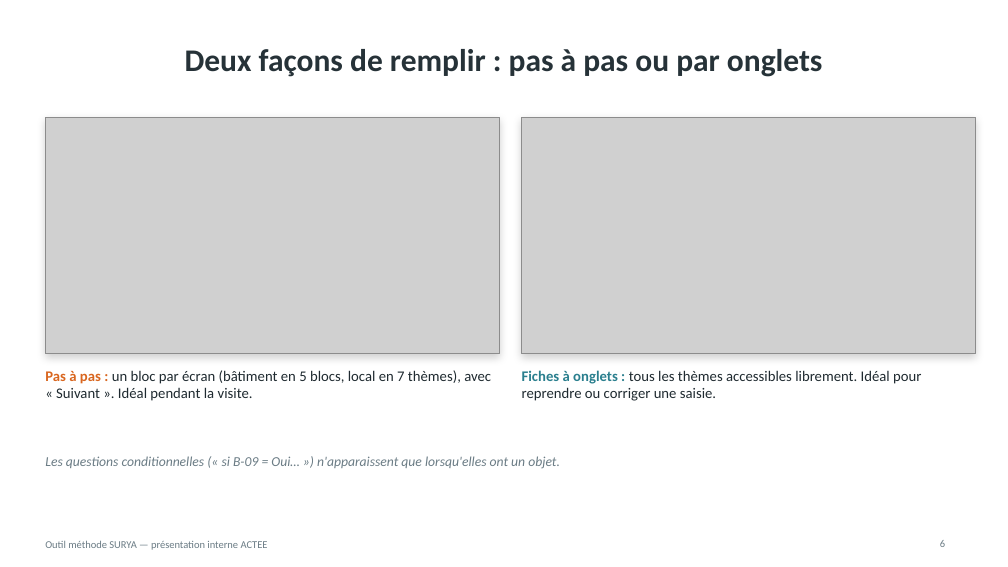
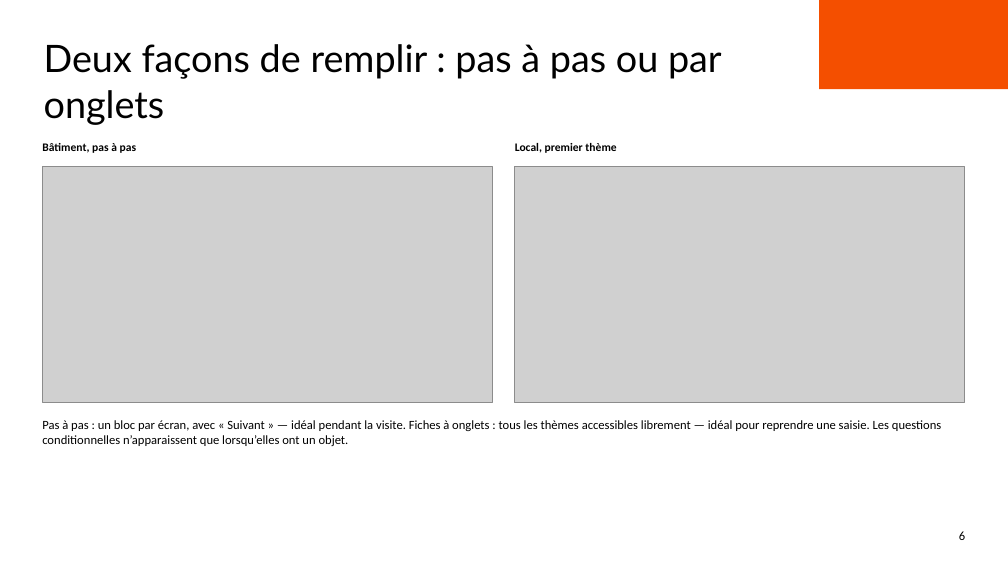
Before and after one commit to benjaminlallemand44/outilplancanicule_methodosurya, a slide deck: slide 6 of docs/presentation/Outil_methode_SURYA_presentation.pptx. Drawn at 1008x567 pixels with LibreOffice and Linux fonts; fonts in the diff are those of the drawing; grey boxes stand for pictures; background and template pictures are left out. Boxes give left, top, right and bottom in pixels: in the first picture for what was removed or moved away, otherwise in the second. Text is boxed around its words. In the diff, an @@ line names an element or a change of style, - is before the commit and + after.

```diff
--- a/docs/presentation/Outil_methode_SURYA_presentation.pptx
+++ b/docs/presentation/Outil_methode_SURYA_presentation.pptx
@@ rectangle added at box(820, 0, 1008, 89), fill #F44F00 @@
@@ text "Deux façons de remplir : ...": place and size @@
-text "Deux façons de remplir : ..." at box(185, 49, 822, 77)
+text "Deux façons de remplir : ..." at box(44, 44, 722, 125)
@@ text "Deux façons de remplir : ..." at box(44, 44, 722, 125): size 30 to 36 pt, font Calibri to Lato, text colour #263238 to #000000, bold off; alignment centre to left; more space between paragraphs; vertical alignment middle to top @@
@@ rectangle removed at box(45, 117, 499, 354) @@
@@ rectangle removed at box(522, 117, 975, 354) @@
@@ text added at box(42, 143, 137, 153), 11 pt, text #000000, bold @@
+Bâtiment, pas à pas
@@ text at box(515, 143, 616, 153): text changed; size 14 to 11 pt; text colour #1F2A30 to #000000; bold on @@
-Pas à pas : un bloc par écran (bâtiment en 5 blocs, local en 7 thèmes), avec « Suivant ». Idéal pendant la visite.
+Local, premier thème
@@ picture: place and size @@
-picture at box(45, 117, 499, 354)
+picture at box(42, 166, 492, 402)
@@ picture: place and size @@
-picture at box(522, 117, 975, 354)
+picture at box(515, 166, 965, 402)
@@ text at box(42, 420, 941, 446): text changed; size 14 to 12 pt; text colour #1F2A30 to #000000 @@
-Fiches à onglets : tous les thèmes accessibles librement. Idéal pour reprendre ou corriger une saisie.
+Pas à pas : un bloc par écran, avec « Suivant » — idéal pendant la visite. Fiches à onglets : tous les thèmes accessibles librement — idéal pour reprendre une saisie. Les questions conditionnelles n’apparaissent que lorsqu’elles ont un objet.
@@ text removed at box(45, 456, 560, 468) @@
-Les questions conditionnelles (« si B-09 = Oui… ») n'apparaissent que lorsqu'elles ont un objet.
@@ rectangle added at box(0, 504, 1008, 567), fill #FFFFFF @@
@@ page number added at box(959, 531, 965, 540), 12 pt, text #000000 @@
+6
@@ text removed at box(45, 541, 268, 550) @@
-Outil méthode SURYA — présentation interne ACTEE
@@ page number removed at box(940, 540, 945, 547) @@
-6
```
Also in this commit, not shown: 5 other slides changed, 16 slides added, 15 slides removed, 25 other files.
